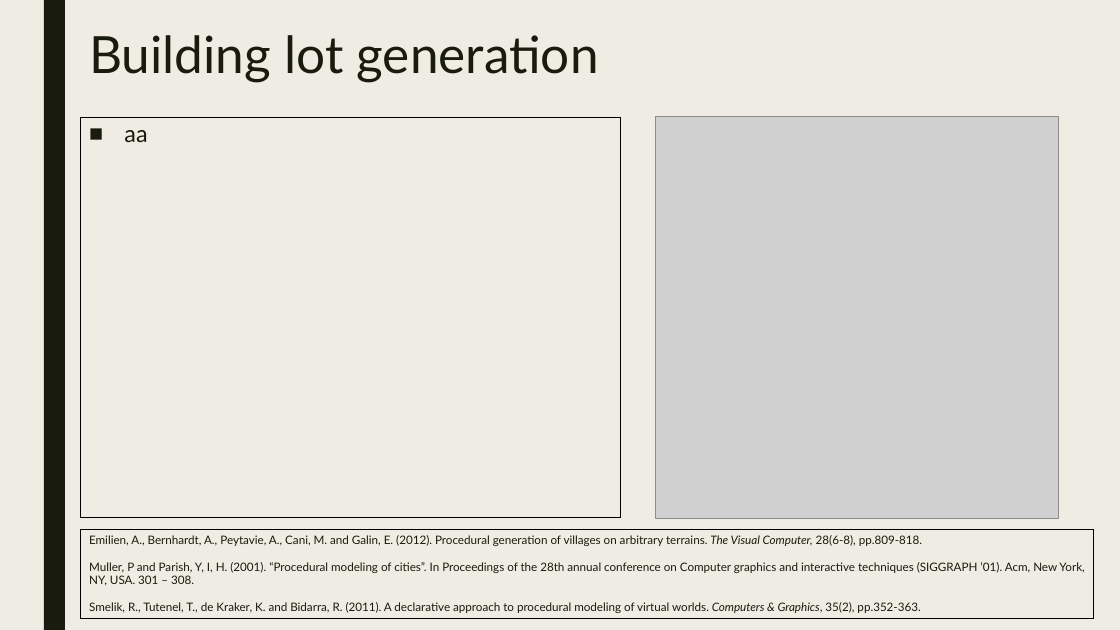
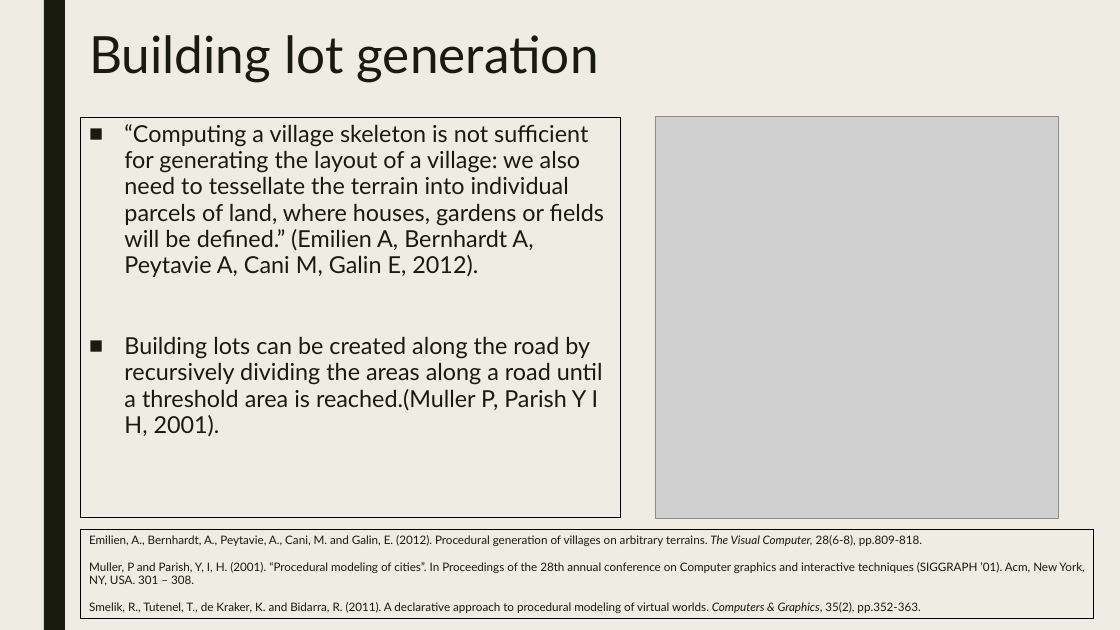
Before and after one commit to JosephBarber96/FinalProject, a slide deck: slide 17 of Presentation.pptx (slide 15 before the commit). Drawn at 1120x630 pixels with LibreOffice and Linux fonts; fonts in the diff are those of the drawing; grey boxes stand for pictures. Boxes give left, top, right and bottom in pixels: in the first picture for what was removed or moved away, otherwise in the second. Text is boxed around its words. In the diff, an @@ line names an element or a change of style, - is before the commit and + after.

```diff
--- a/Presentation.pptx
+++ b/Presentation.pptx
@@ text in rectangle at [124,124,604,436]: text changed @@
-■ aa
+■ “Computing a village skeleton is not sufficient for generating the layout of a village: we also need to tessellate the terrain into individual parcels of land, where houses, gardens or fields will be defined.” (Emilien A, Bernhardt A, Peytavie A, Cani M, Galin E, 2012).
+■ Building lots can be created along the road by recursively dividing the areas along a road until a threshold area is reached.(Muller P, Parish Y I H, 2001).
```
Also in this commit, not shown: 12 other slides changed, 6 slides added, 2 slides removed, 1 other file.
